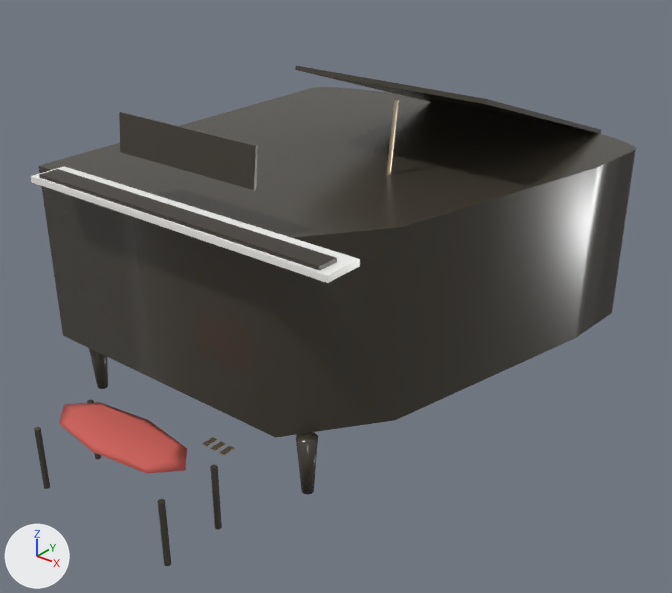
Two versions of the glTF model ev_engine/assets/piano.glb, one commit apart.
Camera for both pictures: a 50 mm lens placed at (1.93, -2.47, 1.83), pointed at (0.11, -0.19, 0.42). The lights are fixed; the arrows at lower left show +X, +Y and +Z. The picture after the commit comes second. Vertices at exactly the same position are counted once.

The first picture shows 'Piano'.
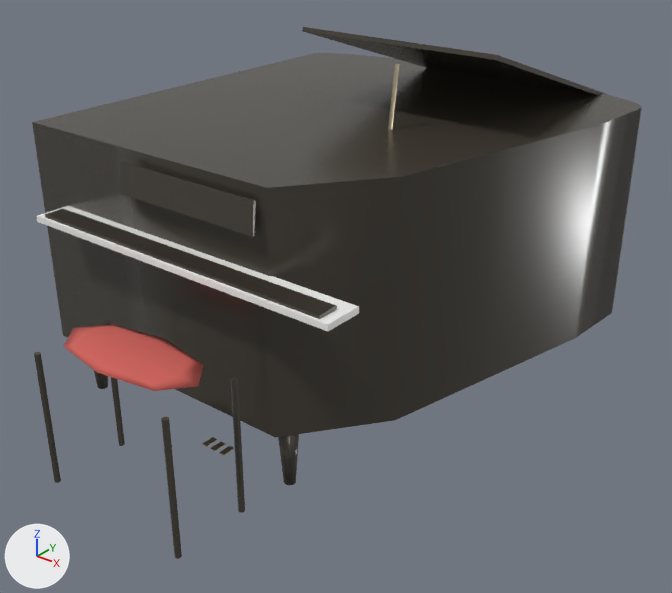
Pixel boxes [x1, y1, x2, y2] of what changed, in the pictures (672 x 593 px; the box of a moved part takes in the faces that stretch with it):
'Piano', reshaped (6% taller)
    before: [31, 66, 636, 566]
    after: [32, 27, 642, 559]
part 1 of me_pianobody, moved or reshaped
    before: [39, 87, 636, 438]
    after: [32, 53, 642, 438]
part 2 of me_pianobody, moved or reshaped
    before: [295, 66, 602, 134]
    after: [302, 27, 608, 95]
part 3 of me_pianobody, moved or reshaped
    before: [119, 112, 258, 190]
    after: [120, 162, 256, 237]
part 4 of me_pianobody, moved or reshaped
    before: [296, 432, 318, 495]
    after: [278, 434, 299, 485]
part 5 of me_pianobody, moved or reshaped
    before: [34, 427, 50, 489]
    after: [34, 352, 61, 483]
part 6 of me_pianobody, moved or reshaped
    before: [157, 499, 171, 566]
    after: [161, 417, 182, 559]
part 7 of me_pianobody, moved or reshaped
    before: [87, 399, 101, 460]
    after: [104, 321, 125, 446]
part 8 of me_pianobody, moved or reshaped
    before: [210, 464, 222, 530]
    after: [231, 377, 245, 513]
part 9 of me_pianobody, moved or reshaped
    before: [387, 100, 399, 175]
    after: [388, 64, 399, 130]
part 10 of me_pianobody, moved or reshaped
    before: [31, 166, 360, 283]
    after: [36, 206, 359, 331]
part 11 of me_pianobody, moved or reshaped
    before: [39, 169, 337, 271]
    after: [45, 209, 337, 319]
part 12 of me_pianobody, moved or reshaped
    before: [59, 402, 187, 473]
    after: [64, 324, 203, 391]

Patch to the scene script:
```diff
--- a/ev_engine/assets/piano.glb.py
+++ b/ev_engine/assets/piano.glb.py
@@ me_pianobody @@
 # used by ob_piano; location = (0.0, 0.0, 0.0)
-me_pianobody.from_pydata(...)  # 474 vertices, 868 faces; spans x -0.75..0.75, y -1.18..0.88, z 0.0..1.14
+me_pianobody.from_pydata(...)  # 474 vertices, 868 faces; spans x -0.75..0.75, y -1.14..0.89, z 0.0..1.27
+# me_pianobody part 1: the loose piece of 146 vertices spanning x -0.75..0.75, y -0.73..0.88, z 0.2..0.85 is scaled about its middle by (1, 1, 1.23), then moved by (0.0, 0.0, 0.08)
+# me_pianobody part 2: the loose piece of 8 vertices spanning x -0.19..0.56, y -0.04..0.85, z 0.84..1.14 is moved by (0.0, 0.04, 0.12)
+# me_pianobody part 3: the loose piece of 8 vertices spanning x -0.28..0.28, y -0.75..-0.73, z 0.99..1.11 is moved by (0.0, -0.01, -0.14)
+# me_pianobody part 4: the loose piece of 20 vertices spanning x 0.34..0.41, y -0.71..-0.63, z 0.0..0.2 is moved by (-0.07, 0.0, 0.0)
+# me_pianobody part 5: the loose piece of 12 vertices spanning x -0.29..-0.27, y -1.18..-1.16, z 0.0..0.22 is scaled about its middle by (1, 1, 2.11), then moved by (0.0, 0.04, 0.12)
+# me_pianobody part 6: the loose piece of 12 vertices spanning x 0.27..0.29, y -1.18..-1.16, z 0.0..0.22 is scaled about its middle by (1, 1, 2.11), then moved by (0.0, 0.04, 0.12)
+# me_pianobody part 7: the loose piece of 12 vertices spanning x -0.29..-0.27, y -0.98..-0.96, z 0.0..0.22 is scaled about its middle by (1, 1, 2.11), then moved by (0.0, 0.1, 0.12)
+# me_pianobody part 8: the loose piece of 12 vertices spanning x 0.27..0.29, y -0.98..-0.96, z 0.0..0.22 is scaled about its middle by (1, 1, 2.11), then moved by (0.0, 0.1, 0.12)
+# me_pianobody part 9: the loose piece of 12 vertices spanning x 0.22..0.23, y -0.08..-0.02, z 0.81..1.09 is scaled about its middle by (1, 0.899, 0.893), then moved by (0.0, 0.0, 0.13)
+# me_pianobody part 10: the loose piece of 8 vertices spanning x -0.61..0.61, y -0.86..-0.73, z 0.86..0.88 is moved by (0.0, 0.0, -0.13)
+# me_pianobody part 11: the loose piece of 8 vertices spanning x -0.57..0.57, y -0.85..-0.77, z 0.87..0.89 is moved by (0.0, 0.0, -0.13)
+# me_pianobody part 12: the loose piece of 26 vertices spanning x -0.27..0.27, y -1.17..-0.97, z 0.25..0.27 is scaled about its middle by (1, 1.2, 1), then moved by (0.0, 0.07, 0.24)
+# other edits to the shape of me_pianobody do not show in these pictures
 me_pianobody.materials.append(mat_ev_piano)
```
